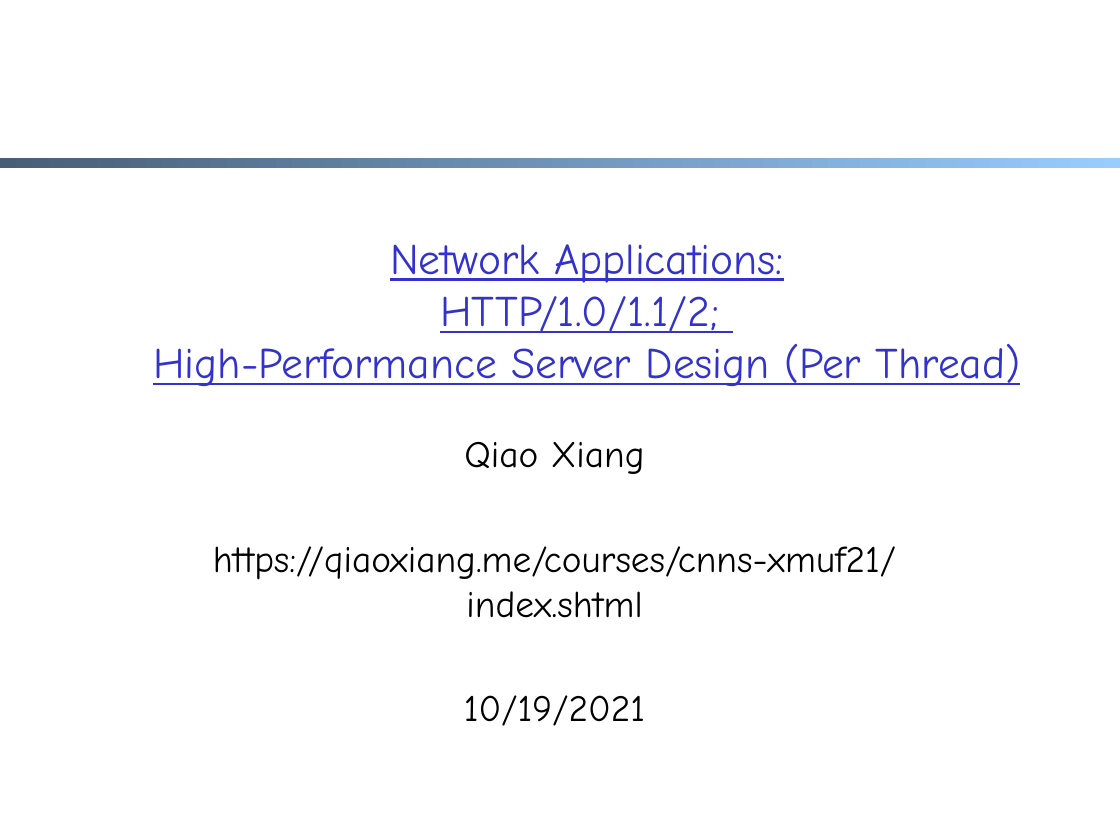
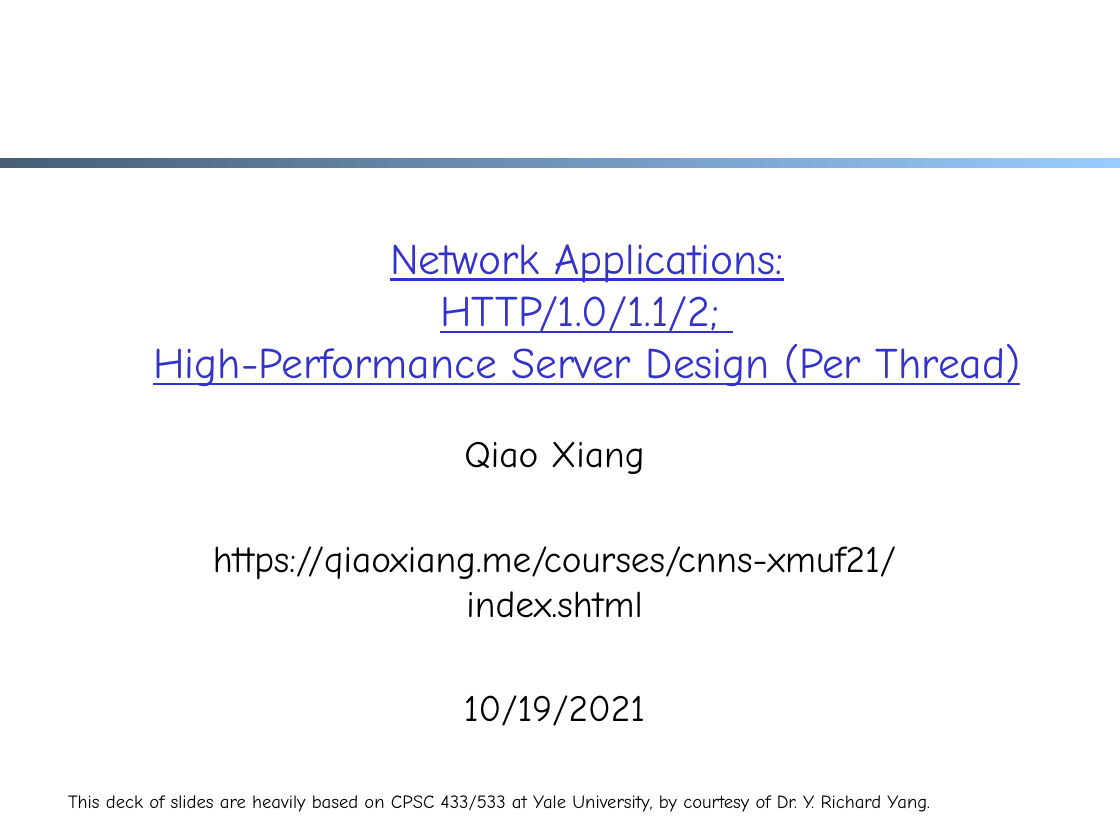
Before and after one commit to xiangq27/xiangq27.github.io, a slide deck: slide 1 of courses/cnns-xmuf21/files/lectures/10-application-http112-server-design.pptx. Drawn at 1120x840 pixels with LibreOffice and Linux fonts; fonts in the diff are those of the drawing. Boxes give left, top, right and bottom in pixels: in the first picture for what was removed or moved away, otherwise in the second. Text is boxed around its words. In the diff, an @@ line names an element or a change of style, - is before the commit and + after.

Commit message:
small edit of lec 10 slides

```diff
--- a/courses/cnns-xmuf21/files/lectures/10-application-http112-server-design.pptx
+++ b/courses/cnns-xmuf21/files/lectures/10-application-http112-server-design.pptx
@@ text added at (68,795,930,812), 12 pt, text #000000 @@
+This deck of slides are heavily based on CPSC 433/533 at Yale University, by courtesy of Dr. Y. Richard Yang.
```
Also in this commit, not shown: 1 other file.
